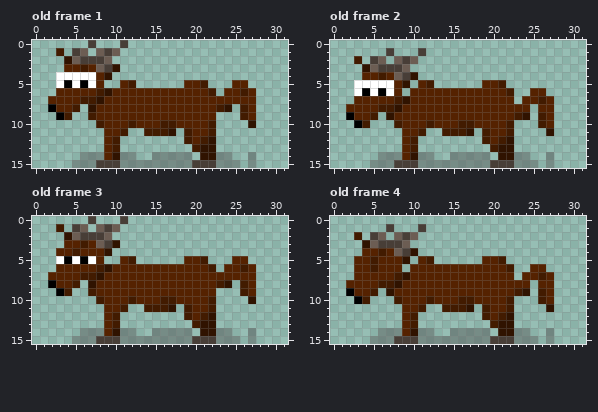
File history of a pixel-art file, Arts/Arquivos/NPCs/Bode.aseprite. Above: the version before the commit.
32x16 pixels, 5 frames. Colours within 5 levels of each other are drawn and written as one. Shown: old frame 1, old frame 2, old frame 3, old frame 4.
The result:
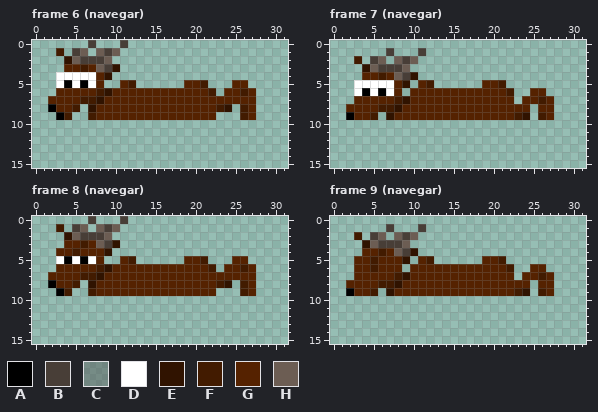
Palette (. is transparent): A #000000  B #483e37  C #51515176  D #ffffff  E #301300  F #421b00  G #552200  H #6c5d53
A new or re-ordered frame is compared with the old frame closest to it.
From old to new:
frames 5 -> 9
Frame 6 (navegar) is new; against old frame 1, layers "Corpo", "Sombra":
The edit erases colour B in row 15 at x 8 to 10 and 20 to 22.
The edit erases colour C in row 14 at x 6 to 8, 11 to 12, 15 to 19, 23 to 24 and 27; in row 15 at x 5 to 7, 11 to 19, 23 to 25 and 27.
The edit erases colour E in row 10 at x 27; in row 11 at x 17; in row 12 at x 22; in row 13 at x 21 to 22; in row 14 at x 10 and 21 to 22.
The edit erases colour F in row 10 at x 8, 12, 16 to 17 and 22; in row 11 at x 11, 14 to 16, 19 and 22; in row 12 at x 10, 19 and 21; in row 13 at x 10 and 20.
The edit erases colour G in row 10 at x 9 to 11, 13 to 15 and 18 to 21; in row 11 at x 9 to 10 and 20 to 21; in row 12 at x 9 and 20; in rows 13 to 14 at x 9.
Frame 7 (navegar) is new; against old frame 2, layers "Corpo", "Sombra":
The edit erases colour A in row 10 at x 3.
The edit erases colour B in row 15 at x 8 to 10 and 20 to 22.
The edit erases colour C in row 14 at x 6 to 8, 11 to 12, 15 to 19, 23 to 24 and 27; in row 15 at x 5 to 7, 11 to 19, 23 to 25 and 27.
The edit erases colour E in row 11 at x 17 and 27; in row 12 at x 22; in row 13 at x 21 to 22; in row 14 at x 10 and 21 to 22.
The edit erases colour F in row 10 at x 4, 8, 12, 16 to 17, 22 and 26; in row 11 at x 11, 14 to 16, 19 and 22; in row 12 at x 10, 19 and 21; in row 13 at x 10 and 20.
The edit erases colour G in row 10 at x 9 to 11, 13 to 15, 18 to 21 and 27; in row 11 at x 9 to 10 and 20 to 21; in row 12 at x 9 and 20; in rows 13 to 14 at x 9.
Frame 8 (navegar) is new; against old frame 3, layers "Corpo", "Sombra": the same change as frame 6 (navegar)
Frame 9 (navegar) is new; against old frame 4, layers "Corpo", "Sombra": the same change as frame 7 (navegar)
